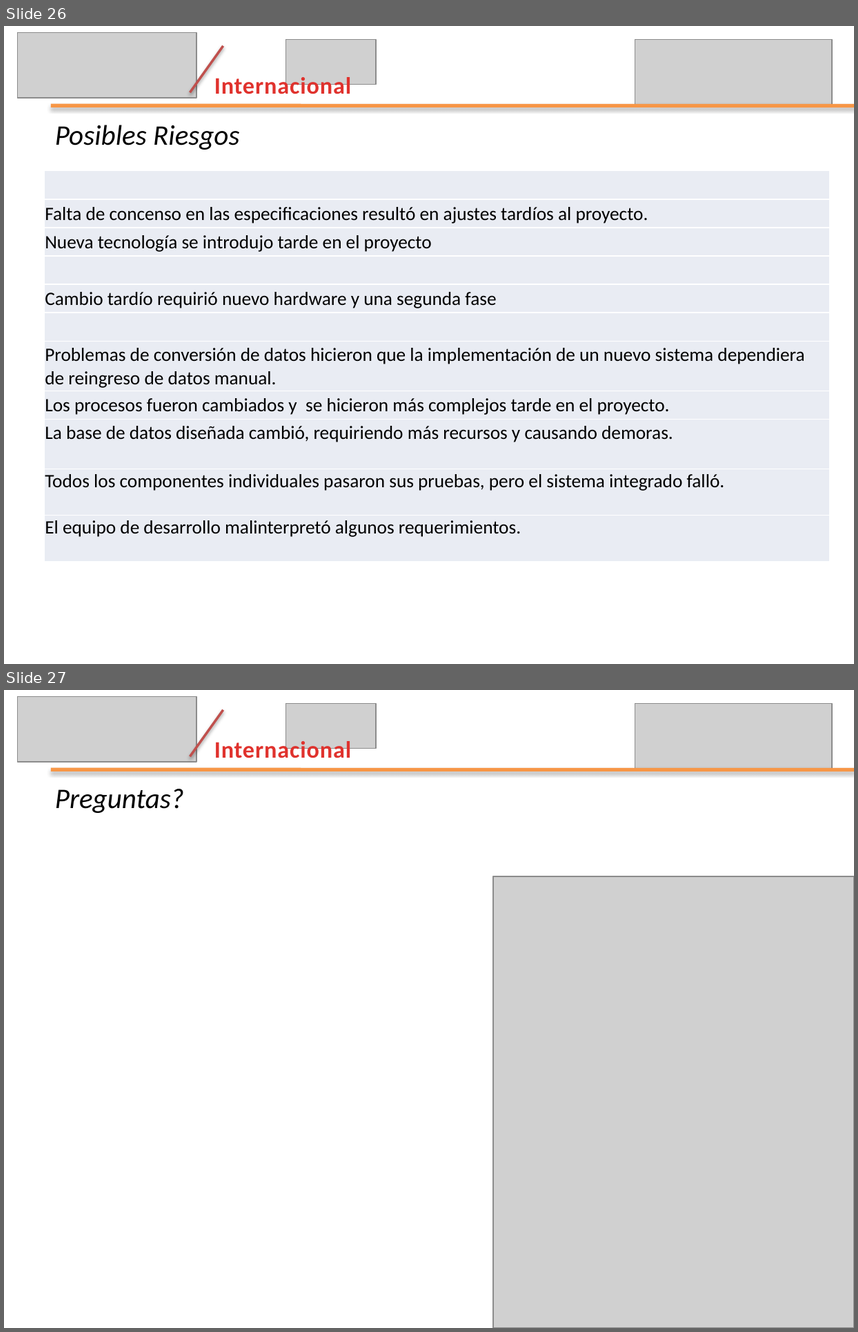
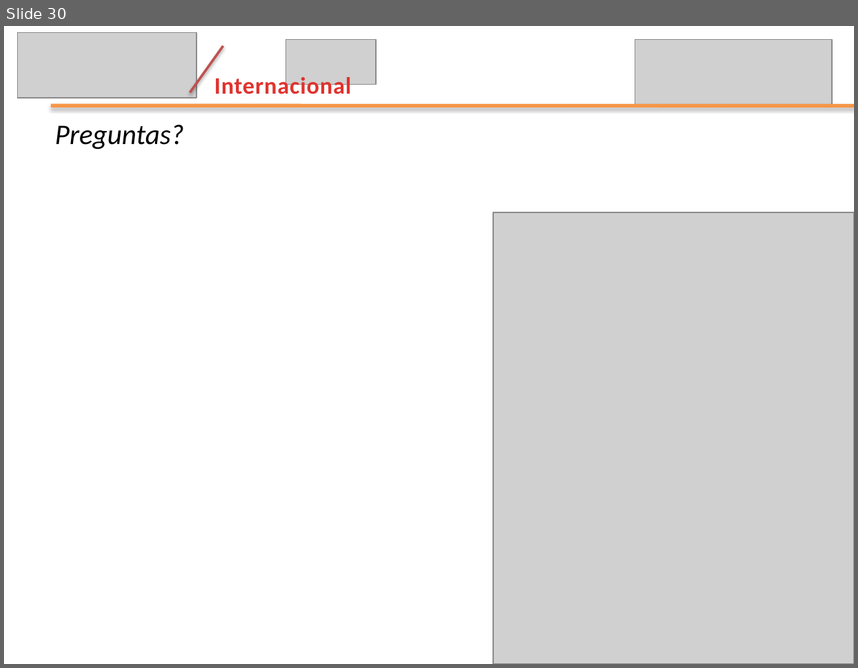
Before and after one commit to leseroth/ingenium-managment, a slide deck: CSOF5100 Proyecto 1/0621PresentacionIngenium.pptx. Shown one above the other, each under a label of ours: slides 26 and 27 before the commit, slide 30 after it. The pictures are 858x1332 and 858x668 pixels, drawn with LibreOffice and Linux fonts; fonts in the diff are those of the drawing; grey boxes stand for pictures. Boxes give left, top, right and bottom in pixels: in the first picture for what was removed or moved away, otherwise in the second. Text is boxed around its words. In the diff, an @@ line names an element or a change of style, - is before the commit and + after.

```diff
--- a/CSOF5100 Proyecto 1/0621PresentacionIngenium.pptx
+++ b/CSOF5100 Proyecto 1/0621PresentacionIngenium.pptx
@@ slide 26 removed at (4, 26, 854, 664), background #FFFFFF @@
@@ picture removed at (18, 33, 197, 98) @@
@@ line removed from (190, 92) to (223, 45) @@
@@ picture removed at (286, 40, 377, 85) @@
@@ picture removed at (635, 40, 832, 106) @@
@@ text removed at (214, 74, 352, 94) @@
-Internacional
@@ line removed from (51, 106) to (854, 106) @@
@@ text removed at (55, 125, 239, 150) @@
-Posibles Riesgos
@@ table removed at (44, 170, 829, 561), 11 rows, 1 columns @@
-
-Falta de concenso en las especificaciones resultó en ajustes tardíos al proyecto.
-Nueva tecnología se introdujo tarde en el proyecto
-
-Cambio tardío requirió nuevo hardware y una segunda fase
-
-Problemas de conversión de datos hicieron que la implementación de un nuevo sistema dependiera de reingreso de datos manual.
-Los procesos fueron cambiados y se hicieron más complejos tarde en el proyecto.
-La base de datos diseñada cambió, requiriendo más recursos y causando demoras.
-Todos los componentes individuales pasaron sus pruebas, pero el sistema integrado falló.
-El equipo de desarrollo malinterpretó algunos requerimientos.
@@ what was slide 27 is now slide 30 @@
```
Also in this commit, not shown: 11 slides changed, 16 slides added, 12 other slides removed.
